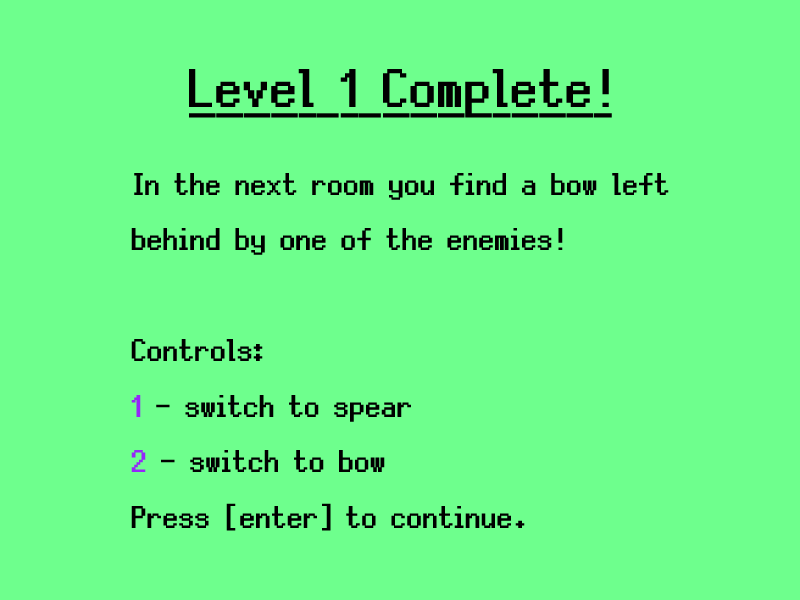
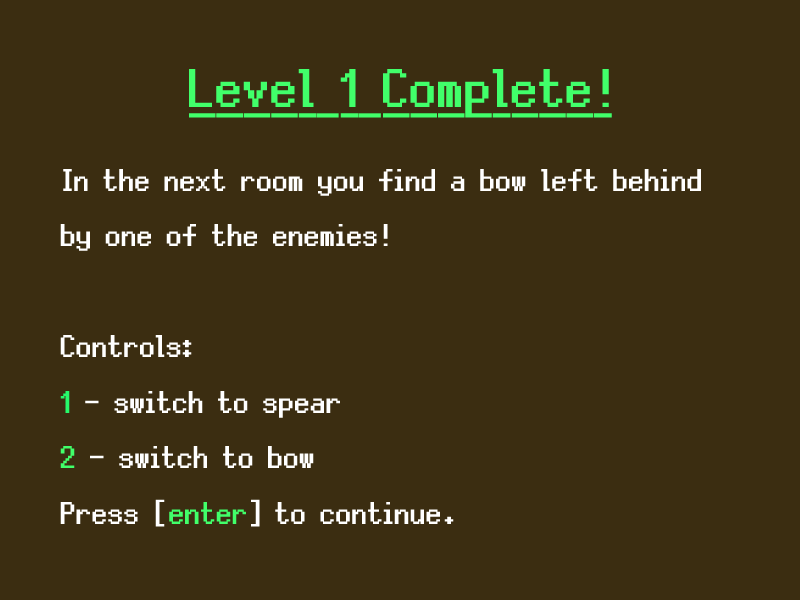
The second 800px x 600px image is a revision of the first. Changes to its layers:
painted on "Level 1 Complete!" over bbox(189, 69, 612, 118)
painted on "In the next room you find a bow" over bbox(60, 169, 701, 531)
painted on "Background" over bbox(0, 0, 800, 600)
